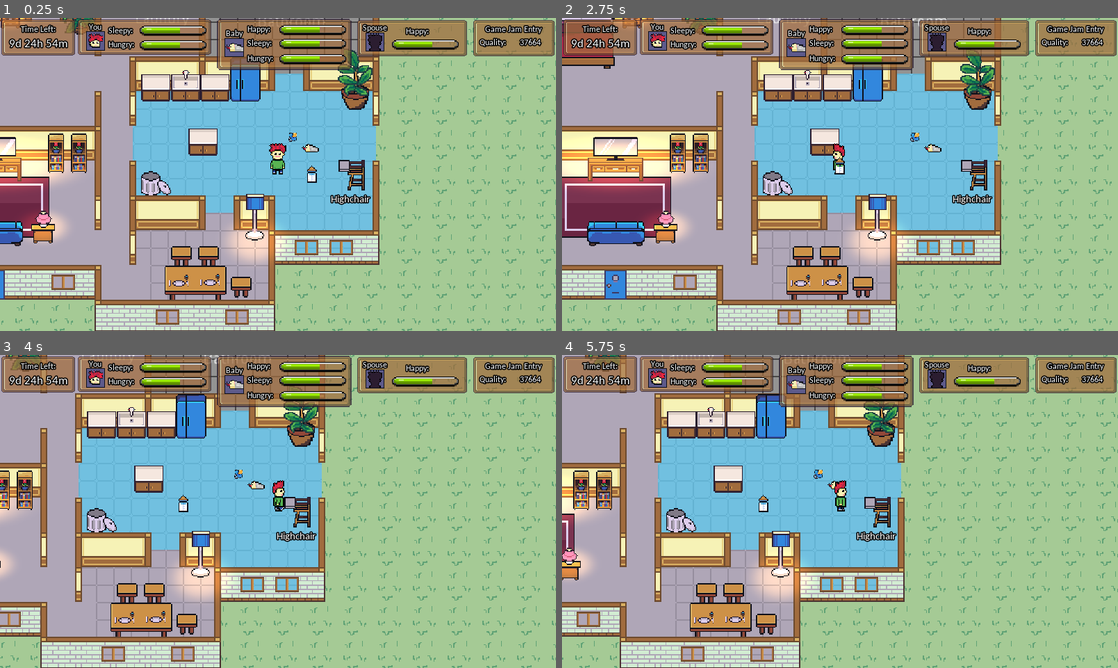
Above: before the commit, frames 1-4 (two rows, left to right).
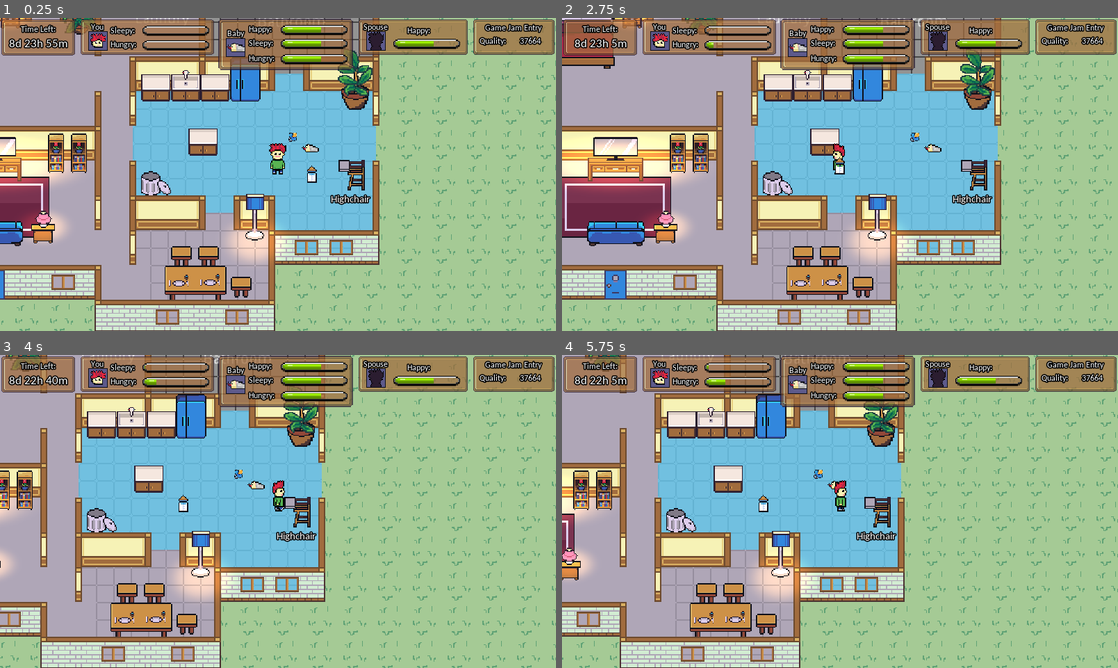
Above: after the commit, the same moments.

Repository: kevinms/godot-wild-jam-24
Game: Godot game, scene res://HouseV2.tscn
The game is run twice, just before and just after one commit, with the same random seed, the same clock (stepped at 60 frames per second) and the same inputs. The engine's default icon, where the game draws it, is replaced by a stand-in: a white triangle on a blue panel in a dark square. Sound files missing from this copy of the repository are replaced by a short silence.
Inputs:
- Up to frame 1 (0.25 s): no input
- Up to frame 2 (2.75 s): tap Enter (ui_accept) at 0.5, 0.77, 1.52, 2 s; hold Right (ui_right) 0.53-2.03 s; hold Left (ui_left) from 2.03 s (still down)
- Up to frame 3 (4 s): release Left (ui_left) at 2.78 s; hold Right (ui_right) from 2.78 s (still down); tap Enter (ui_accept) at 3.02, 3.77 s
- Up to frame 4 (5.75 s): release Right (ui_right) at 4.28 s; hold Left (ui_left) 4.28-5.03 s; tap Enter (ui_accept) at 4.52 s; hold Right (ui_right) from 5.03 s (still down)

The runs differ from the first frame. In frame 1, 3.9% of the frame differs, in the area x 1-100%, y 0-17%; in frame 2, 4.1%; in frame 3, 3.9%; in frame 4, 4.1%.

Commit message:
More UI work!!

Diff:
--- a/Helper.gd
+++ b/Helper.gd
@@ -4,6 +4,14 @@
 var baby_name: String
 var spouse_name: String
 
+# Important game stats
+var min_remaining: int
+var player_sleepiness: float
+const player_sleepiness_per_min = 100.0 / (24.0 * 60.0) # Every 24h sim time, sleepiness will be 100%
+var player_hungriness: float
+const player_hungriness_per_min = 100.0 / (6.0 * 60.0) # Every 6h sim time, hungriness will be 100%
+
+# Fun statistics
 var characters_types: int
 var typing_error_rate: int
 var game_quality: int
@@ -14,6 +22,10 @@
 var pizza_eaten: int
 
 func reset():
+	min_remaining = 9 * (24*60)
+	player_sleepiness = 0
+	player_hungriness = 0
+
 	characters_types = 0
 	typing_error_rate = 0
 	game_quality = 0
--- a/Player.gd
+++ b/Player.gd
@@ -24,6 +24,9 @@
 var held_object = null
 
 var velocity = Vector2.ZERO
+
+func _ready():
+	Helper.reset()
 
 func takeAction(object):
 	print("name: ", object.get_name())
--- a/UI/StatsPanel.tscn
+++ b/UI/StatsPanel.tscn
@@ -7,6 +7,8 @@
 [ext_resource path="res://UI/green_bar.png" type="Texture" id=5]
 [ext_resource path="res://Characters/baby-picture.png" type="Texture" id=6]
 [ext_resource path="res://Characters/player-picture.png" type="Texture" id=7]
+[ext_resource path="res://UI/TimePanel.gd" type="Script" id=8]
+[ext_resource path="res://UI/YourPanel.gd" type="Script" id=9]
 
 [sub_resource type="DynamicFont" id=1]
 size = 8
@@ -24,6 +26,7 @@
 
 [node name="TimePanel" type="Node2D" parent="."]
 position = Vector2( 0.45726, 0.407364 )
+script = ExtResource( 8 )
 
 [node name="NinePatchRect" type="NinePatchRect" parent="TimePanel"]
 modulate = Color( 1, 1, 1, 0.737255 )
@@ -64,8 +67,13 @@
 "_edit_use_anchors_": false
 }
 
+[node name="Timer" type="Timer" parent="TimePanel"]
+wait_time = 0.05
+autostart = true
+
 [node name="YourPanel" type="Node2D" parent="."]
-position = Vector2( 70.8982, 0.208939 )
+position = Vector2( 73.1705, 0.104584 )
+script = ExtResource( 9 )
 
 [node name="NinePatchRect" type="NinePatchRect" parent="YourPanel"]
 modulate = Color( 1, 1, 1, 0.737255 )
@@ -109,12 +117,11 @@
 "_edit_use_anchors_": false
 }
 
-[node name="Guage2" type="TextureProgress" parent="YourPanel"]
+[node name="SleepyGuage" type="TextureProgress" parent="YourPanel"]
 margin_left = 56.0367
 margin_top = 3.16609
 margin_right = 120.037
 margin_bottom = 19.1661
-value = 60.0
 texture_under = ExtResource( 4 )
 texture_progress = ExtResource( 5 )
 __meta__ = {
@@ -132,7 +139,7 @@
 "_edit_use_anchors_": false
 }
 
-[node name="Guage" type="TextureProgress" parent="YourPanel"]
+[node name="HungryGuage" type="TextureProgress" parent="YourPanel"]
 margin_left = 56.0
 margin_top = 16.0
 margin_right = 120.0
@@ -145,7 +152,7 @@
 }
 
 [node name="BabyPanel" type="Node2D" parent="."]
-position = Vector2( 199.029, -0.0270348 )
+position = Vector2( 200.279, -0.0270348 )
 
 [node name="NinePatchRect" type="NinePatchRect" parent="BabyPanel"]
 modulate = Color( 1, 1, 1, 0.737255 )
@@ -248,7 +255,7 @@
 }
 
 [node name="SpousePanel" type="Node2D" parent="."]
-position = Vector2( 328.188, 0.998821 )
+position = Vector2( 329.209, 0.102045 )
 
 [node name="NinePatchRect" type="NinePatchRect" parent="SpousePanel"]
 modulate = Color( 1, 1, 1, 0.737255 )
@@ -305,7 +312,7 @@
 }
 
 [node name="GameJamPanel" type="Node2D" parent="."]
-position = Vector2( 434.938, 1.24882 )
+position = Vector2( 434.771, 0.164265 )
 
 [node name="NinePatchRect" type="NinePatchRect" parent="GameJamPanel"]
 modulate = Color( 1, 1, 1, 0.737255 )
@@ -353,3 +360,5 @@
 __meta__ = {
 "_edit_use_anchors_": false
 }
+[connection signal="timeout" from="TimePanel/Timer" to="TimePanel" method="_on_Timer_timeout"]
+[connection signal="timeout" from="TimePanel/Timer" to="YourPanel" method="_on_Timer_timeout"]
--- /dev/null
+++ b/UI/TimePanel.gd
@@ -0,0 +1,18 @@
+extends Node2D
+
+func _ready():
+	# Every tick one minute passes in game.
+	var ticks_per_sec = 1.0 / $Timer.wait_time
+	var total_sim_minutes = (9*24*60)
+
+	var estimated_real_minutes = total_sim_minutes / ticks_per_sec / 60
+	print("Estimated game play length: %s min" % estimated_real_minutes)
+
+func _on_Timer_timeout():
+	Helper.min_remaining -= 1
+
+	var d = Helper.min_remaining / (24*60)
+	var h = Helper.min_remaining / 60 % 24
+	var m = Helper.min_remaining % 60
+
+	$TimeLeft.text = "%sd %sh %sm" % [d, h, m]
--- /dev/null
+++ b/UI/YourPanel.gd
@@ -0,0 +1,16 @@
+extends Node2D
+
+func _process(delta):
+	$SleepyGuage.value = Helper.player_sleepiness
+	$HungryGuage.value = Helper.player_hungriness
+
+# Called every simulation minute
+func _on_Timer_timeout():
+	Helper.player_sleepiness = min(
+		Helper.player_sleepiness + Helper.player_sleepiness_per_min,
+		100.0
+	)
+	Helper.player_hungriness = min(
+		Helper.player_hungriness + Helper.player_hungriness_per_min,
+		100.0
+	)
Not shown: 1 places in UI/StatsPanel.tscn that only renumber resources
